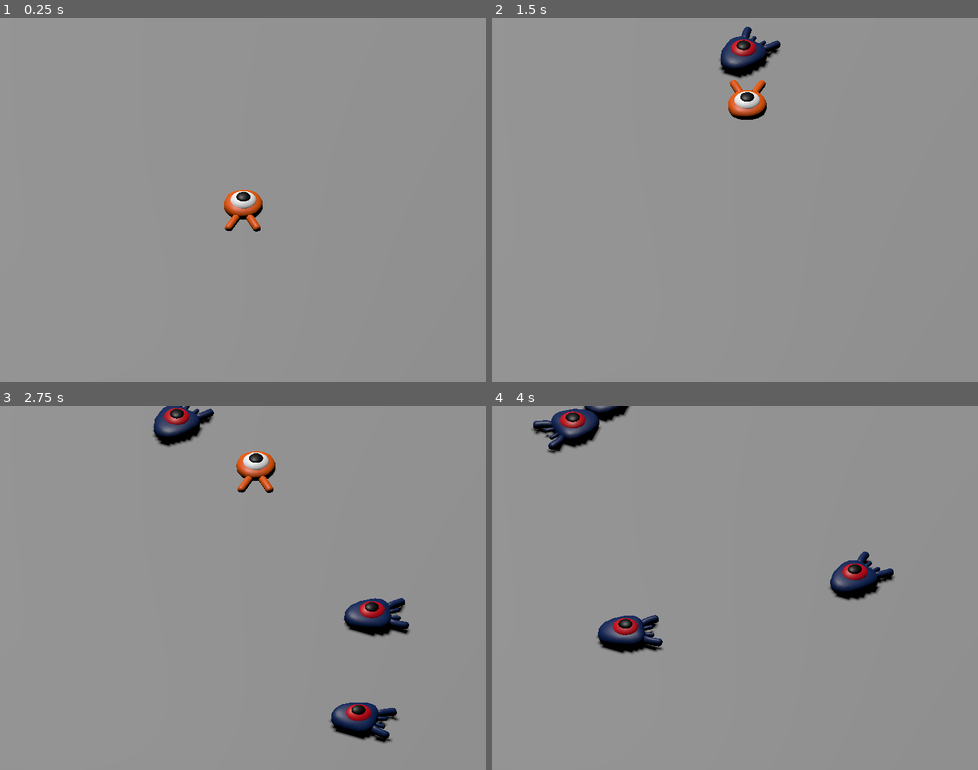
Above: before the commit, frames 1-4 (two rows, left to right).
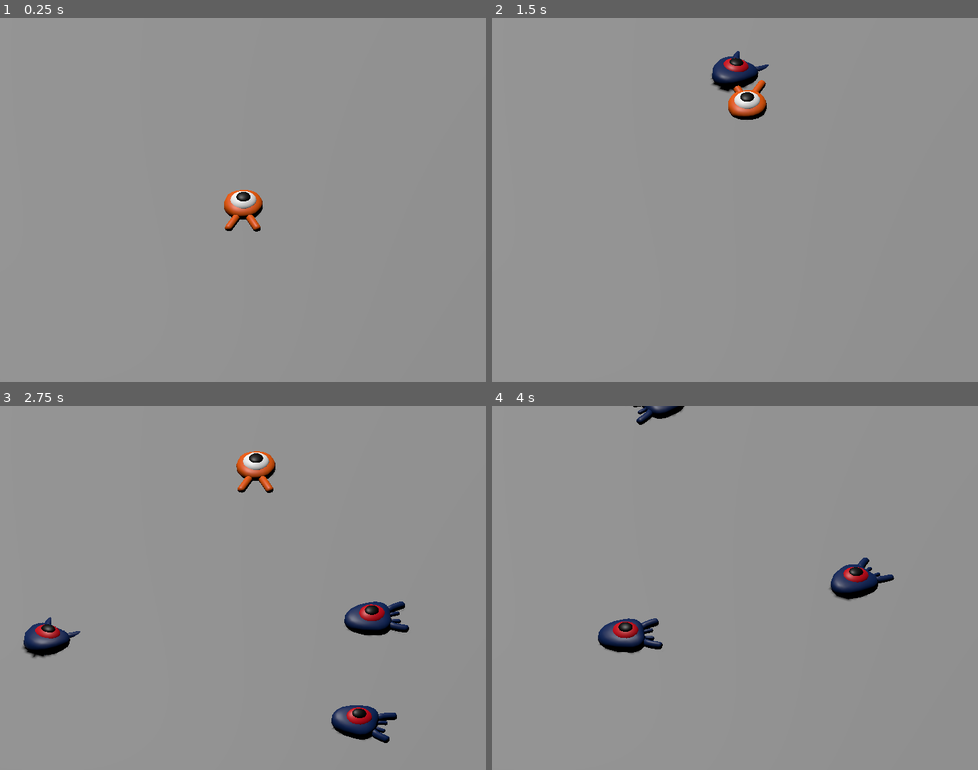
Above: after the commit, the same moments.

Repository: Guterfps/Godot-first-3D-game
Game: Godot game, scene res://scenes/main/main.tscn
Two runs of this game, one before a commit and one after it. Both use one fixed random seed, a clock stepped at 60 frames per second and the inputs below. The project has no main scene, so this scene is started directly.
Inputs:
- Up to frame 1 (0.25 s): no input
- Up to frame 2 (1.5 s): tap Enter at 0.5 s; hold Up (move_forward) 0.53-1.28 s; tap Space (jump) at 0.6, 0.77, 1.07 s; hold Down (move_back) from 1.28 s (still down); tap Right (move_tight) at 1.35 s
- Up to frame 3 (2.75 s): tap Space (jump) at 1.52, 1.55, 1.82, 2.1 s; release Down (move_back) at 2.03 s; hold Up (move_forward) from 2.03 s (still down)
- Up to frame 4 (4 s): tap Right (move_tight) at 2.85 s; tap Space (jump) at 3.02, 3.05, 3.32, 3.6, 3.77 s; release Up (move_forward) at 3.53 s; hold Left (move_left) from 3.53 s (still down)

The runs differ from the first frame. In frame 1, less than 0.1% of the frame differs, in the area x 51-52%, y 48-49%; in frame 2, 1.4%; in frame 3, 3.3%, in the area x 4-85%, y 0-93%; in frame 4, 3.1%.

Commit message:
bouncing on mobs

Diff:
--- a/project.godot
+++ b/project.godot
@@ -60,6 +60,12 @@
 ]
 }
 
+[layer_names]
+
+3d_physics/layer_1="player"
+3d_physics/layer_2="enemies"
+3d_physics/layer_3="world"
+
 [physics]
 
 3d/physics_engine="Jolt Physics"
--- a/scenes/main/main.tscn
+++ b/scenes/main/main.tscn
@@ -30,6 +30,8 @@
 
 [node name="Ground" type="StaticBody3D" parent="." unique_id=1852440421]
 transform = Transform3D(1, 0, 0, 0, 1, 0, 0, 0, 1, 0, -1, 0)
+collision_layer = 4
+collision_mask = 0
 
 [node name="CollisionShape3D" type="CollisionShape3D" parent="Ground" unique_id=663716128]
 shape = SubResource("BoxShape3D_7dm0k")
@@ -42,7 +44,6 @@
 shadow_enabled = true
 
 [node name="Player" parent="." unique_id=1022684590 instance=ExtResource("2_k2fmo")]
-transform = Transform3D(1, 0, 0, 0, 1, 0, 0, 0, 1, 0, 0.33037543, 0)
 
 [node name="CameraPivot" type="Marker3D" parent="." unique_id=81126843]
 
--- a/scenes/mob/mob.gd
+++ b/scenes/mob/mob.gd
@@ -2,6 +2,8 @@
 
 @export var min_speed: int = 10
 @export var max_speed: int = 18
+
+signal squashed
 
 func _physics_process(_delta: float) -> void:
 	move_and_slide()
@@ -15,6 +17,9 @@
 	velocity = velocity.rotated(Vector3.UP, rotation.y)
 
 
-
 func _on_visible_on_screen_notifier_3d_screen_exited() -> void:
 	queue_free()
+
+func squash() -> void:
+	squashed.emit()
+	queue_free()
--- a/scenes/mob/mob.tscn
+++ b/scenes/mob/mob.tscn
@@ -6,7 +6,9 @@
 [sub_resource type="BoxShape3D" id="BoxShape3D_oydm2"]
 size = Vector3(1.6369483, 0.99658203, 2.102188)
 
-[node name="Mob" type="CharacterBody3D" unique_id=525024403]
+[node name="Mob" type="CharacterBody3D" unique_id=525024403 groups=["mob"]]
+collision_layer = 2
+collision_mask = 2
 script = ExtResource("1_nnm6l")
 
 [node name="Pivot" type="Node3D" parent="." unique_id=1548810531]
--- a/scenes/player/player.gd
+++ b/scenes/player/player.gd
@@ -2,6 +2,8 @@
 
 @export var speed: float = 14
 @export var fall_acceleration: float = 75
+@export var jump_impulse: float = 20
+@export var bounce_impulse: float = 16
 
 var target_velocity = Vector3.ZERO
 
@@ -21,16 +23,32 @@
 		direction = direction.normalized()
 		$Pivot.basis = Basis.looking_at(direction)
 
-	ground_velocity(direction)
-	vertical_velocity(delta)
+	apply_ground_velocity(direction)
+	apply_vertical_velocity(delta)
+	jump()
+	bounce()
 
 	velocity = target_velocity
 	move_and_slide()
 
-func ground_velocity(direction: Vector3):
+func apply_ground_velocity(direction: Vector3) -> void:
 		target_velocity.x = direction.x * speed
 		target_velocity.z = direction.z * speed
 
-func vertical_velocity(delta: float):
+func apply_vertical_velocity(delta: float) -> void:
 	if not is_on_floor():
 		target_velocity.y = target_velocity.y - (fall_acceleration * delta)
+
+func jump() -> void:
+	if is_on_floor() and Input.is_action_just_pressed("jump"):
+		target_velocity.y = jump_impulse
+
+func bounce() -> void:
+	for index in range(get_slide_collision_count()):
+		var collision = get_slide_collision(index)
+		var mob = collision.get_collider()
+
+		if (mob != null) and mob.is_in_group("mob") and (Vector3.UP.dot(collision.get_normal()) > 0.1):
+			mob.squash()
+			target_velocity.y = bounce_impulse
+			break
--- a/scenes/player/player.tscn
+++ b/scenes/player/player.tscn
@@ -3,10 +3,12 @@
 [ext_resource type="PackedScene" uid="uid://d0ypm0v45pwdv" path="res://art/player.glb" id="1_8afob"]
 [ext_resource type="Script" uid="uid://cd7e14hun6qvp" path="res://scenes/player/player.gd" id="1_dovo2"]
 
-[sub_resource type="SphereShape3D" id="SphereShape3D_g2els"]
-radius = 1.0
+[sub_resource type="CylinderShape3D" id="CylinderShape3D_dovo2"]
+height = 1.0612793
+radius = 0.94677734
 
 [node name="Player" type="CharacterBody3D" unique_id=1022684590]
+collision_mask = 6
 script = ExtResource("1_dovo2")
 
 [node name="Pivot" type="Node3D" parent="." unique_id=923930952]
@@ -15,5 +17,5 @@
 transform = Transform3D(1, 0, 0, 0, 1, 0, 0, 0, 1, 0, 0.09666163, 0)
 
 [node name="CollisionShape3D" type="CollisionShape3D" parent="." unique_id=1004424122]
-transform = Transform3D(1, 0, 0, 0, 1, 0, 0, 0, 1, 0, 1.0058448, 0)
-shape = SubResource("SphereShape3D_g2els")
+transform = Transform3D(1, 0, 0, 0, 1, 0, 0, 0, 1, 0, 0.5364845, 0)
+shape = SubResource("CylinderShape3D_dovo2")
